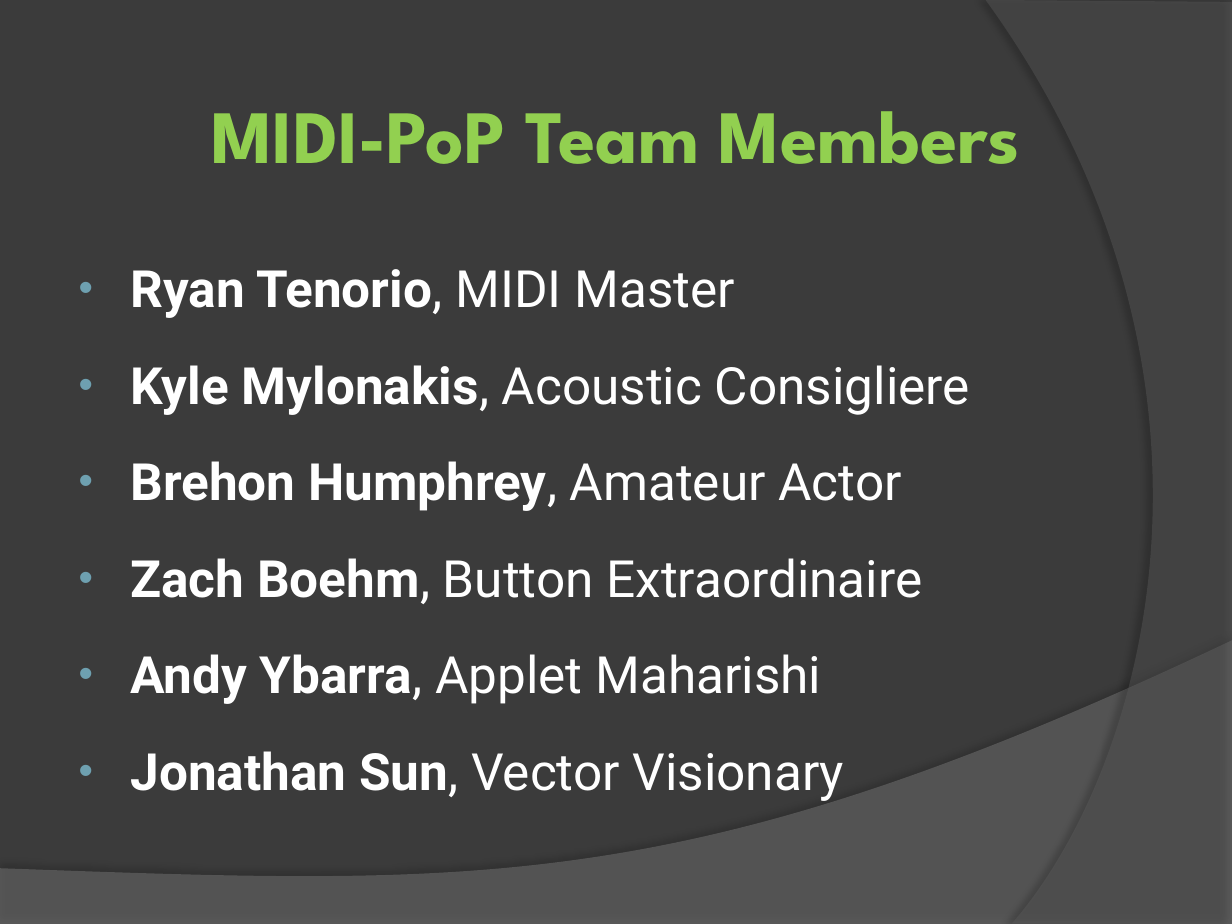
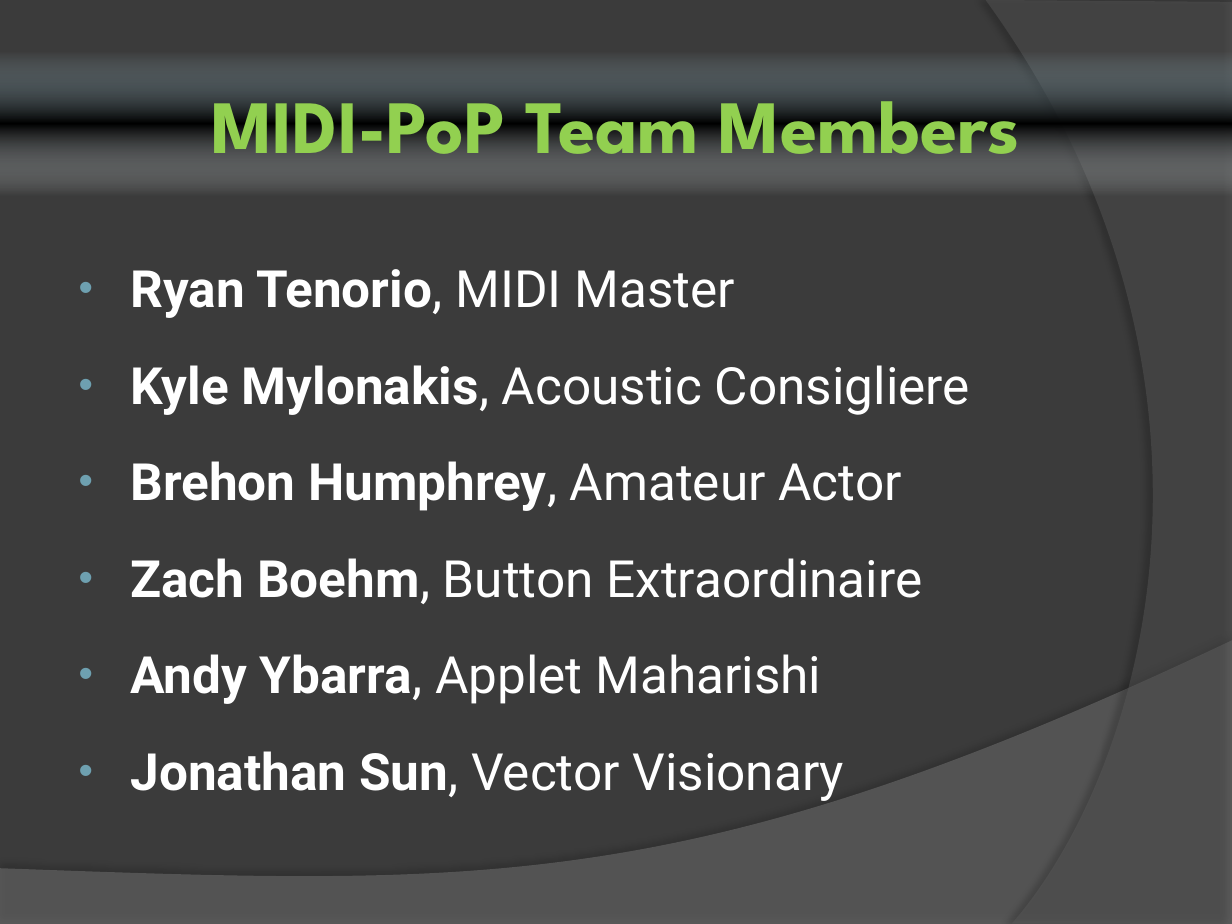
Before and after one commit to ProjPossibility/ss12-usc-2011-audiopreview2, a slide deck: slide 3 of presentation/Team MIDI-Pop.pptx. Drawn at 1232x924 pixels with LibreOffice and Linux fonts; fonts in the diff are those of the drawing. Boxes give left, top, right and bottom in pixels: in the first picture for what was removed or moved away, otherwise in the second. Text is boxed around its words. In the diff, an @@ line names an element or a change of style, - is before the commit and + after.

```diff
--- a/presentation/Team MIDI-Pop.pptx
+++ b/presentation/Team MIDI-Pop.pptx
@@ rectangle "MIDI-PoP Team Members": place and size @@
-rectangle "MIDI-PoP Team Members" at <box>211,111,1020,164</box>
+rectangle "MIDI-PoP Team Members" at <box>0,52,1232,196</box>
@@ rectangle "MIDI-PoP Team Members" at <box>0,52,1232,196</box>: fill none to gradient #A9CBD8 to #000000 to #E5EEF2 @@
```
Also in this commit, not shown: 4 other slides changed, 3 slides added, 8 other files.
